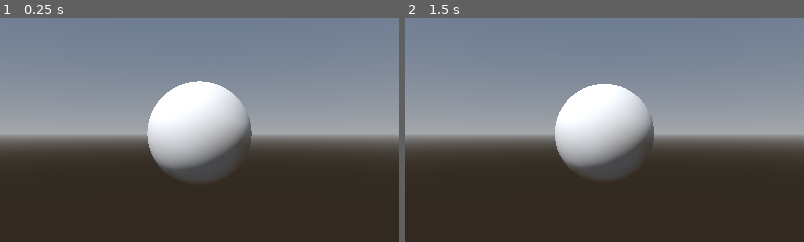
Above: before the commit, frames 1-2 (left to right).
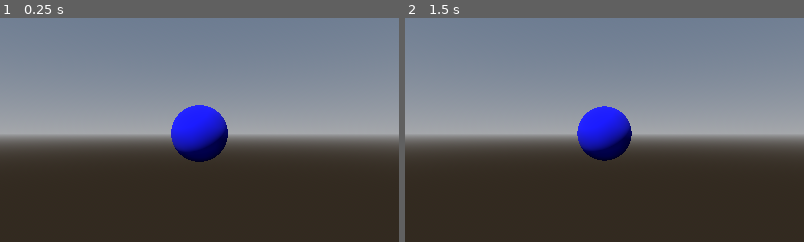
Above: after the commit, the same moments.

Repository: Nhanth123/shader-godot
Game: Godot game, scene res://scenes/spatial_shaders.tscn
Two runs of this game, one before a commit and one after it. Both use one fixed random seed, a clock stepped at 60 frames per second and the inputs below.
Inputs (mouse positions are % of the whole screen's width and height, from its top left):
- Up to frame 1 (0.25 s): no input
- Up to frame 2 (1.5 s): tap Enter at 0.5 s; move the mouse to (72, 45) at 0.52 s; hold D (move_right) 0.53-1.28 s; click (72, 45) at 0.6 s; tap Space at 1.25 s; move the mouse to (30, 55) at 1.27 s; hold S (move_backward) from 1.28 s (still down); right-click (30, 55) at 1.35 s
The pictures show only the part of the screen within x 25-75%, y 24-74%; the shares and areas given below are measured in that part.

The runs differ from the first frame. In frame 1, 8.4% of the frame differs, in the area x 36-64%, y 28-73%; in frame 2, 7.6%.

Commit message:
feature: albedo and alpha

Diff:
--- a/spatial_shaders/project.godot
+++ b/spatial_shaders/project.godot
@@ -52,3 +52,8 @@
 "events": [Object(InputEventKey,"resource_local_to_scene":false,"resource_name":"","device":-1,"window_id":0,"alt_press …(195 unchanged characters)…
 ]
 }
+set_color={
+"deadzone": 0.2,
+"events": [Object(InputEventMouseButton,"resource_local_to_scene":false,"resource_name":"","device":-1,"window_id":0,"alt_pressed":false,"shift_pressed":false,"ctrl_pressed":false,"meta_pressed":false,"button_mask":1,"position":Vector2(65, 21),"global_position":Vector2(74, 69),"factor":1.0,"button_index":1,"canceled":false,"pressed":true,"double_click":false,"script":null)
+]
+}
--- a/spatial_shaders/scenes/spatial_shaders.tscn
+++ b/spatial_shaders/scenes/spatial_shaders.tscn
@@ -16,6 +16,7 @@
 [sub_resource type="ShaderMaterial" id="ShaderMaterial_3ay5j"]
 render_priority = 0
 shader = ExtResource("3_8xyx0")
+shader_parameter/sphere_color = Color(1, 1, 1, 1)
 
 [sub_resource type="SphereMesh" id="SphereMesh_2nhy8"]
 material = SubResource("ShaderMaterial_3ay5j")
@@ -32,5 +33,6 @@
 [node name="CameraController" parent="." instance=ExtResource("1_p4cbf")]
 transform = Transform3D(1, 0, 0, 0, 1, 0, 0, 0, 1, 0, 0, 2.85299)
 
-[node name="MeshInstance3D2" type="MeshInstance3D" parent="."]
+[node name="SphereExample" type="MeshInstance3D" parent="."]
+transform = Transform3D(0.551413, 0, 0, 0, 0.551413, 0, 0, 0, 0.551413, 0, 0, 0)
 mesh = SubResource("SphereMesh_2nhy8")
--- a/spatial_shaders/scripts/spatial_shaders.gd
+++ b/spatial_shaders/scripts/spatial_shaders.gd
@@ -1,5 +1,12 @@
 extends Node3D
+
+@onready var sphere = $SphereExample
 
 func _process(_delta):
 	if Input.is_action_just_pressed("quit"):
 		get_tree().quit()
+
+	if Input.is_action_just_pressed("set_color"):
+		var sphere_mat = sphere.get_active_material(0)
+		var random_color = Vector3(randf(), randf(), randf())
+		sphere_mat.set_shader_parameter("sphere_color", random_color)
--- a/spatial_shaders/shaders/101.gdshader
+++ b/spatial_shaders/shaders/101.gdshader
@@ -1 +1,9 @@
 shader_type spatial;
+
+uniform vec3 sphere_color: source_color = vec3(1.0);
+
+void fragment()
+{
+	ALBEDO = vec3(0.0, 0.0, 1.0);
+	ALPHA = 1.;
+}
--- a/spatial_shaders/shaders/spatial_shaders.gdshader
+++ b/spatial_shaders/shaders/spatial_shaders.gdshader
@@ -2,5 +2,6 @@
 
 void fragment()
 {
-
+	//ALBEDO = vec3(0.0, 0.0, 1.0);
+	//ALPHA = 0.5;
 }
